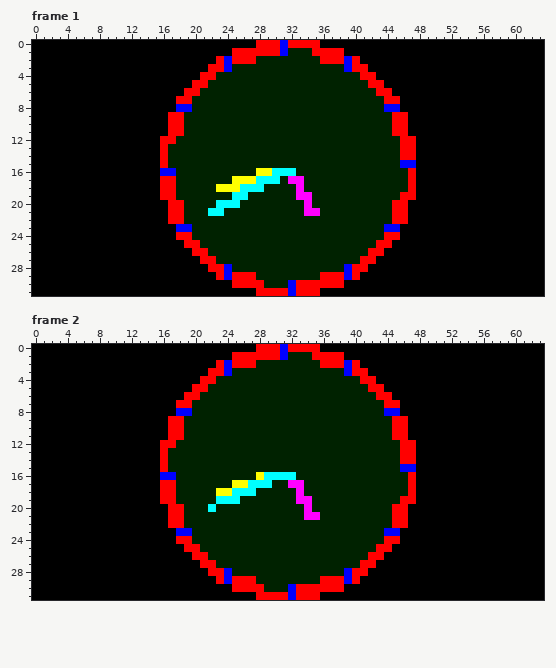
Two states of a animated GIF sprite, DIYbyt-Server/gifs/slot1.gif. Above: the version before the commit.
The file is 64x32 pixels, 15 frames. Shown: frame 1, frame 2. The commit also changed other frames, which this record leaves out.
The result:
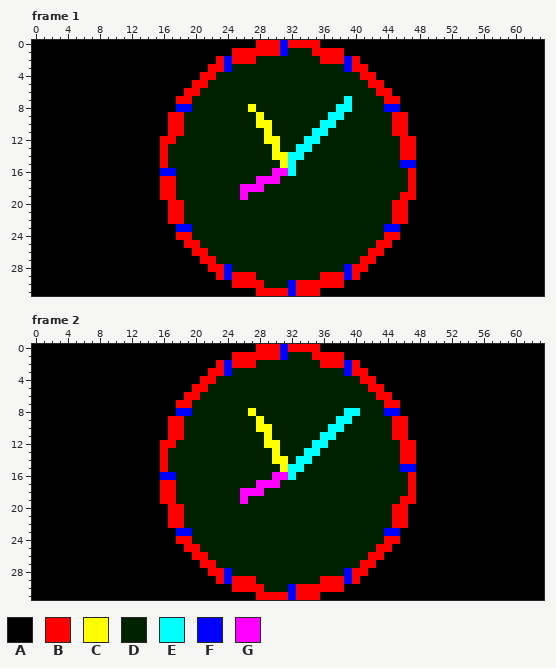
Palette (. is transparent): A #000000  B #ff0000  C #ffff00  D #002200  E #00ffff  F #0000ff  G #ff00ff
What changed:
Frame 1:
The edit turns colour D into colour C in row 8 at x 27; in row 9 at x 28; in row 10 at x 28 to 29; in row 11 at x 29; in row 12 at x 29 to 30; in row 13 at x 30.
The edit turns colour D into colour C in row 14 at x 30 to 31; in row 15 at x 31.
The edit turns colour C into colour D in row 16 at x 28 to 29; in row 17 at x 25 to 27; in row 18 at x 23 to 25.
The edit turns colour E into colour D in row 19 at x 25; in row 20 at x 23 to 25; in row 21 at x 22 to 23.
The edit turns colour G into colour D in row 17 at x 32 to 33; in row 18 at x 33; in row 19 at x 33 to 34; in row 20 at x 34; in row 21 at x 34 to 35.
The edit turns colour D into colour E in row 7 at x 39; in row 8 at x 38 to 39; in row 9 at x 37 to 38; in row 10 at x 36 to 37; in row 11 at x 35 to 36; in row 12 at x 34 to 35.
The edit turns colour D into colour E in row 13 at x 33 to 34; in row 14 at x 32 to 33; in row 15 at x 32.
The edit turns colour E into colour G in row 16 at x 30 to 31; in row 17 at x 28 to 30; in row 18 at x 26 to 28; in row 19 at x 26.
Frame 2:
The edit turns colour D into colour C in row 8 at x 27; in row 9 at x 28; in row 10 at x 28 to 29; in row 11 at x 29; in row 12 at x 29 to 30; in row 13 at x 30.
The edit turns colour D into colour C in row 14 at x 30 to 31; in row 15 at x 31.
The edit turns colour C into colour D in row 16 at x 28; in row 17 at x 25 to 26; in row 18 at x 23 to 24.
The edit turns colour E into colour D in row 16 at x 29; in row 17 at x 27; in row 18 at x 25; in row 19 at x 23 to 25; in row 20 at x 22.
The edit turns colour G into colour D in row 17 at x 32 to 33; in row 18 at x 33; in row 19 at x 33 to 34; in row 20 at x 34; in row 21 at x 34 to 35.
The edit turns colour D into colour E in row 8 at x 39 to 40; in row 9 at x 38 to 39; in row 10 at x 37 to 38; in row 11 at x 36 to 37; in row 12 at x 35 to 36; in row 13 at x 34 to 35.
The edit turns colour D into colour E in row 14 at x 33 to 34; in row 15 at x 32 to 33.
The edit turns colour D into colour G in row 17 at x 30; in row 18 at x 28; in row 19 at x 26.
The edit turns colour E into colour G in row 16 at x 30 to 31; in row 17 at x 28 to 29; in row 18 at x 26 to 27.
Boxes around the changes in both pictures, in picture pixels (x1, y1, x2, y2):
changed: (208, 96, 352, 216)
changed: (208, 408, 360, 520)
